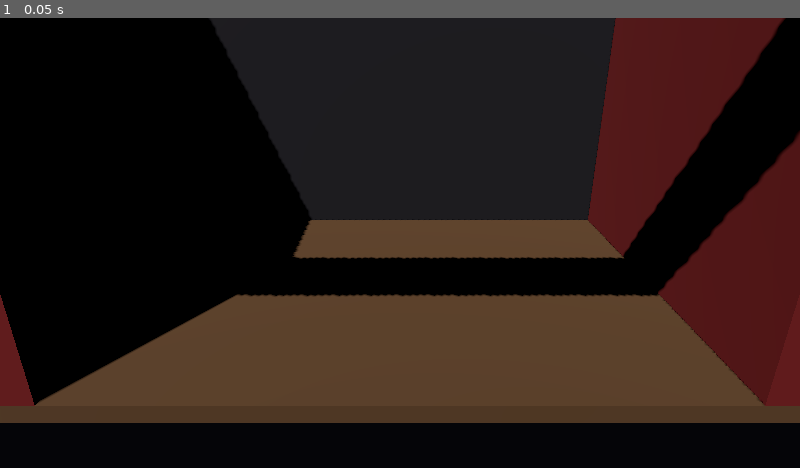
Above: before the commit, frame 1.
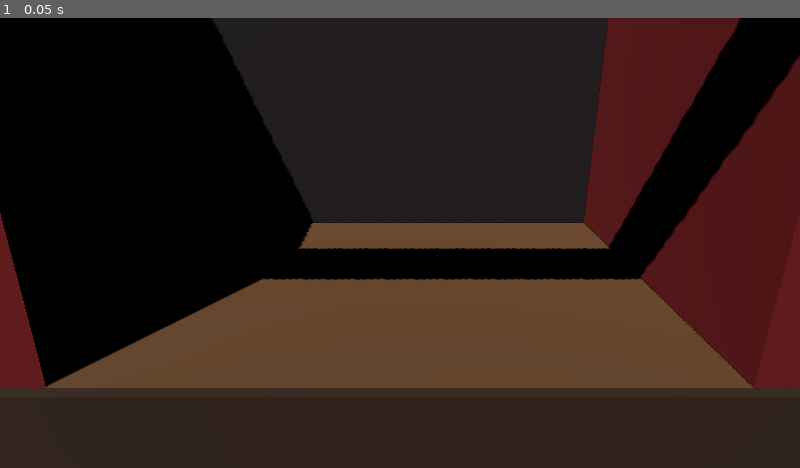
Above: after the commit, the same moment.

Repository: Lootziffer666/THE-LITTLE-WAR-SHOW
Game: Godot game, scene res://scenes/Main.tscn
Same seed, same stepped clock (60 frames per second), same inputs: the game is played once before the commit and once after it.
Inputs:
- Up to frame 1 (0.05 s): no input

The runs differ from the first frame. In frame 1, 27% of the frame differs, in the area x 0-100%, y 0-100%.

Commit message:
m1-step-01: refine diorama — coherent proscenium frame, raised-stage apron, warmer backdrop, DRY mesh helpers

Diff:
--- a/scripts/StageBootstrap.gd
+++ b/scripts/StageBootstrap.gd
@@ -3,33 +3,36 @@
 ## Build-in-Code-Wurzel von "The Little War Show" (Konventionen §3).
 ## Die gesamte Bühne wird zur Laufzeit hier aufgebaut.
 ##
-## Schritt 01: leeres Bühnen-Diorama (Boden, Rückwand, Proszenium mit Vorhängen,
-## Flies-Bar) + PROVISORISCHE Kamera/Licht (werden in Schritt 02 ersetzt).
-## Knotennamen sind verbindlich (Konventionen §12).
+## Schritt 01: leeres Bühnen-Diorama als erhöhte Theaterbühne — Boden + Schürze
+## (Apron), bemalte Rückwand, kohärenter Proszenium-Rahmen (Seitenvorhänge bündig
+## mit dem Volant) und Flies-Bar. Kamera/Licht sind PROVISORISCH (Schritt 02 ersetzt
+## sie). Knotennamen sind verbindlich (Konventionen §12).
 
 # --- Bühnenmaße (tunebar) ---
 @export_group("Stage")
-@export var stage_width: float = 8.0     # X-Ausdehnung des Bodens
-@export var stage_depth: float = 5.0      # Z-Ausdehnung des Bodens
+@export var stage_width: float = 8.0      # X-Ausdehnung des Bodens
+@export var stage_depth: float = 5.0       # Z-Ausdehnung des Bodens
 @export var floor_thickness: float = 0.2
-@export var backdrop_z: float = -2.5      # Rückwand upstage
+@export var apron_height: float = 0.9      # sichtbare Schürze: Bühne wirkt erhöht
+@export var backdrop_z: float = -2.5       # Rückwand upstage
 @export var backdrop_height: float = 4.2
 
 @export_group("Proscenium")
 @export var curtain_height: float = 4.2
 @export var curtain_width: float = 0.7
-@export var valance_height: float = 0.7   # oberer Vorhang-Volant
-@export var flies_bar_y: float = 3.7      # Aufhängung für Schnüre/Props (Schritt 04/07)
+@export var valance_height: float = 0.7    # oberer Vorhang-Volant
+@export var flies_bar_y: float = 3.7       # Aufhängung für Schnüre/Props (Schritt 04/07)
 
 @export_group("Provisional camera/light (replaced in step 02)")
-@export var cam_position: Vector3 = Vector3(0.0, 3.2, 6.5)
-@export var cam_pitch_deg: float = -22.0
+@export var cam_position: Vector3 = Vector3(0.0, 3.0, 6.8)
+@export var cam_pitch_deg: float = -20.0
 @export var cam_fov: float = 45.0
 
 # --- Farben (stimmig zu reference/1781315900594.png) ---
-const COL_WOOD := Color(0.36, 0.24, 0.13)
-const COL_CURTAIN := Color(0.45, 0.05, 0.06)
-const COL_BACKDROP := Color(0.08, 0.07, 0.10)
+const COL_WOOD := Color(0.40, 0.26, 0.14)       # warmer Bühnenboden
+const COL_APRON := Color(0.20, 0.13, 0.07)      # dunkler Schürzen-Holzton
+const COL_CURTAIN := Color(0.45, 0.05, 0.06)    # tiefes Theaterrot
+const COL_BACKDROP := Color(0.11, 0.08, 0.10)   # dunkler, leicht warmer "bemalter" Hintergrund
 const COL_BAR := Color(0.05, 0.05, 0.06)
 
 
@@ -44,25 +47,33 @@
 	world.name = "World"
 	add_child(world)
 
+	var half_d := stage_depth * 0.5
+
 	# Boden: Oberkante exakt bei y = 0 (Figuren stehen auf y = 0).
-	var floor_mat := _make_material(COL_WOOD, 0.85, 0.0)
-	var stage_floor := _make_box(
+	world.add_child(_make_box(
 		"StageFloor",
 		Vector3(stage_width, floor_thickness, stage_depth),
 		Vector3(0.0, -floor_thickness * 0.5, 0.0),
-		floor_mat
+		_make_material(COL_WOOD, 0.85, 0.0)
+	))
+
+	# Schürze (Apron): sichtbare Front unter der Bodenvorderkante → Bühne wirkt erhöht.
+	var apron := _make_box(
+		"StageApron",
+		Vector3(stage_width, apron_height, 0.15),
+		Vector3(0.0, -apron_height * 0.5, half_d + 0.075),
+		_make_material(COL_APRON, 0.9, 0.0)
 	)
-	world.add_child(stage_floor)
+	apron.cast_shadow = GeometryInstance3D.SHADOW_CASTING_SETTING_OFF
+	world.add_child(apron)
 
 	# Rückwand (Projektionsfläche für Schritt 08): hohe Quad upstage.
-	var backdrop_mat := _make_material(COL_BACKDROP, 0.95, 0.0)
-	var backdrop := _make_quad(
+	world.add_child(_make_quad(
 		"BackdropScreen",
 		Vector2(stage_width, backdrop_height),
 		Vector3(0.0, backdrop_height * 0.5, backdrop_z),
-		backdrop_mat
-	)
-	world.add_child(backdrop)
+		_make_material(COL_BACKDROP, 0.95, 0.0)
+	))
 
 	world.add_child(_build_proscenium())
 
@@ -74,40 +85,37 @@
 	var curtain_mat := _make_material(COL_CURTAIN, 0.9, 0.0)
 	var half_w := stage_width * 0.5
 	var half_d := stage_depth * 0.5
+	# Gemeinsame Rahmen-Frontebene: Vorderflächen von Beinen UND Volant liegen bei z = half_d.
 
-	# Seitenvorhänge: schmale hohe Boxen an den Bühnenkanten, leicht downstage.
-	var left := _make_box(
+	# Seitenvorhänge: hohe Boxen über die volle Tiefe (maskieren die Seiten),
+	# Vorderfläche bündig bei z = half_d.
+	frame.add_child(_make_box(
 		"CurtainLeft",
 		Vector3(curtain_width, curtain_height, stage_depth),
 		Vector3(-half_w + curtain_width * 0.5, curtain_height * 0.5, 0.0),
 		curtain_mat
-	)
-	frame.add_child(left)
-
-	var right := _make_box(
+	))
+	frame.add_child(_make_box(
 		"CurtainRight",
 		Vector3(curtain_width, curtain_height, stage_depth),
 		Vector3(half_w - curtain_width * 0.5, curtain_height * 0.5, 0.0),
 		curtain_mat
-	)
-	frame.add_child(right)
+	))
 
-	# Oberer Volant: breite flache Box über der Bühnenöffnung.
-	var top := _make_box(
+	# Oberer Volant: breite Box, Vorderfläche bündig zur Frontebene (kein Überstand).
+	frame.add_child(_make_box(
 		"CurtainTop",
 		Vector3(stage_width, valance_height, curtain_width),
-		Vector3(0.0, curtain_height - valance_height * 0.5, half_d),
+		Vector3(0.0, curtain_height - valance_height * 0.5, half_d - curtain_width * 0.5),
 		curtain_mat
-	)
-	frame.add_child(top)
+	))
 
 	# Flies-Bar: dünne horizontale Stange über der Bühne (Verankerung später).
-	var bar_mat := _make_material(COL_BAR, 0.6, 0.4)
 	var bar := _make_box(
 		"FliesBar",
 		Vector3(stage_width * 0.95, 0.08, 0.08),
 		Vector3(0.0, flies_bar_y, 0.0),
-		bar_mat
+		_make_material(COL_BAR, 0.6, 0.4)
 	)
 	bar.cast_shadow = GeometryInstance3D.SHADOW_CASTING_SETTING_OFF
 	frame.add_child(bar)
@@ -147,20 +155,19 @@
 func _make_box(node_name: String, size: Vector3, pos: Vector3, mat: Material) -> MeshInstance3D:
 	var mesh := BoxMesh.new()
 	mesh.size = size
+	return _make_mesh_instance(node_name, mesh, pos, mat)
+
+
+func _make_quad(node_name: String, size: Vector2, pos: Vector3, mat: Material) -> MeshInstance3D:
+	var mesh := QuadMesh.new()
+	mesh.size = size
+	return _make_mesh_instance(node_name, mesh, pos, mat)
+
+
+func _make_mesh_instance(node_name: String, mesh: Mesh, pos: Vector3, mat: Material) -> MeshInstance3D:
 	var mi := MeshInstance3D.new()
 	mi.name = node_name
 	mi.mesh = mesh
 	mi.material_override = mat
 	mi.position = pos
 	return mi
-
-
-func _make_quad(node_name: String, size: Vector2, pos: Vector3, mat: Material) -> MeshInstance3D:
-	var mesh := QuadMesh.new()
-	mesh.size = size
-	var mi := MeshInstance3D.new()
-	mi.name = node_name
-	mi.mesh = mesh
-	mi.material_override = mat
-	mi.position = pos
-	return mi
